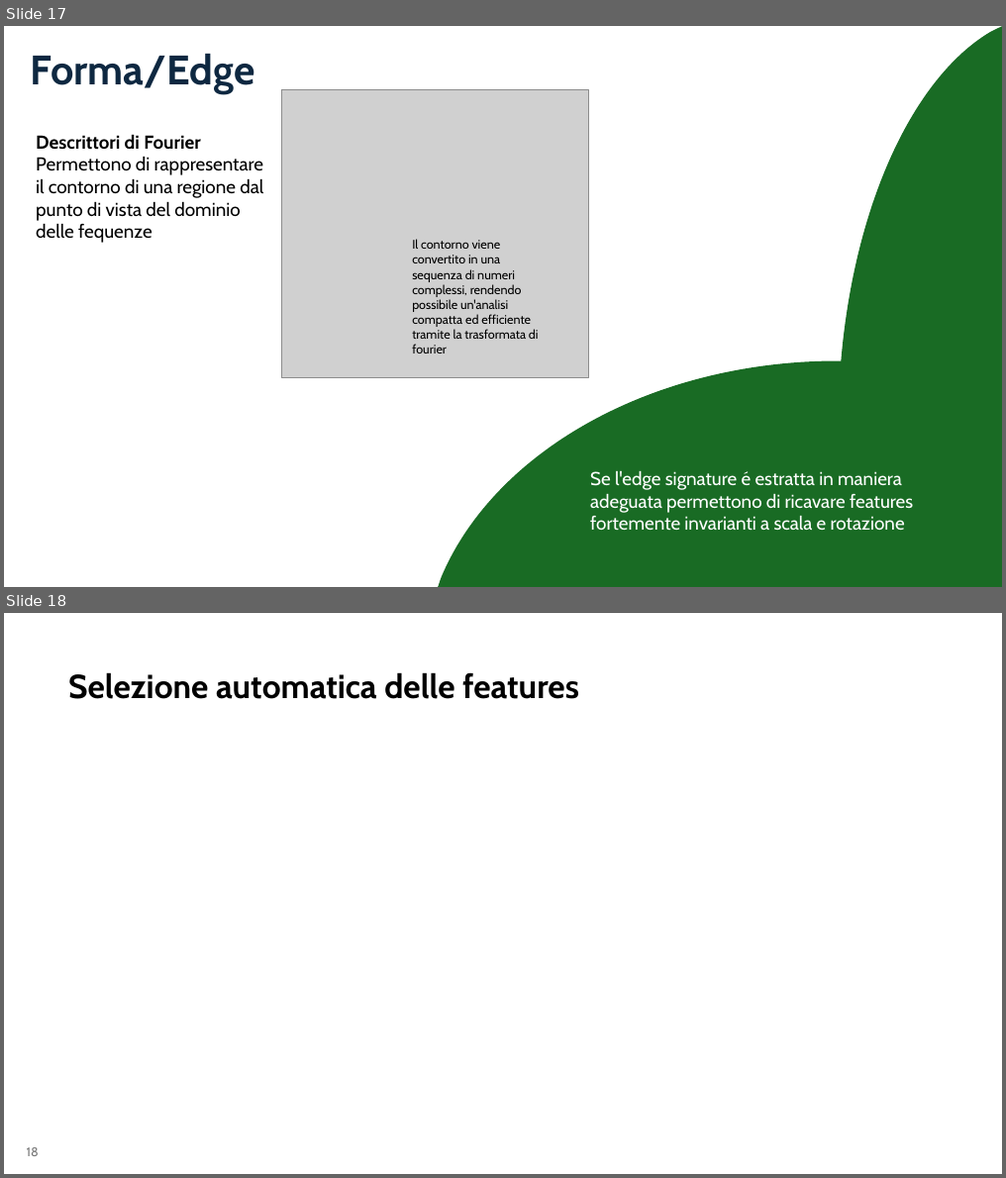
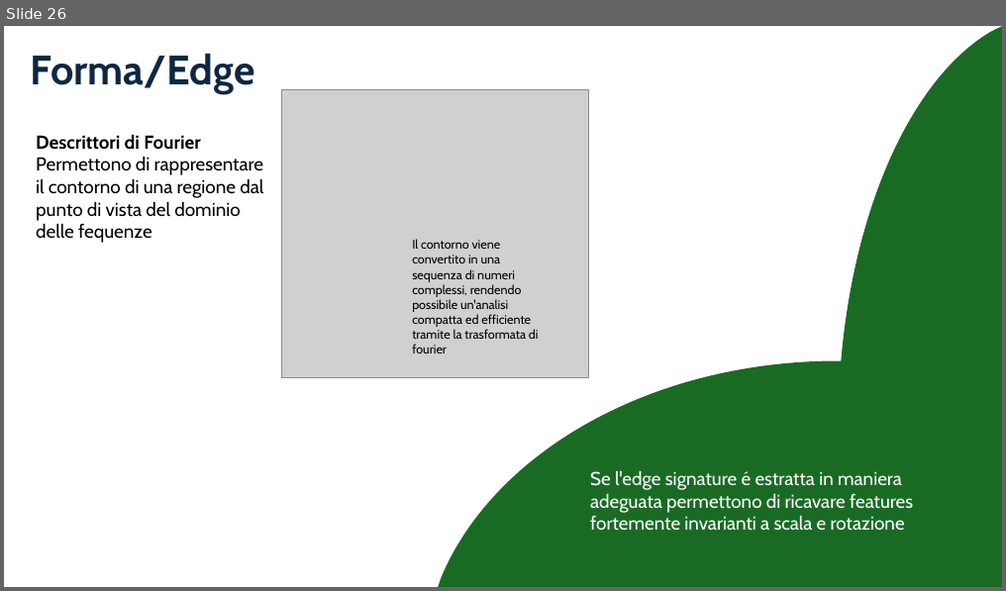
Before and after one commit to aleeteo/leaf_ID, a slide deck: presentazione/ProjectLeafWIP.pptx. Shown one above the other, each under a label of ours: slides 17 and 18 before the commit, slide 26 after it. The pictures are 1006x1178 and 1006x591 pixels, drawn with LibreOffice and Linux fonts; fonts in the diff are those of the drawing; grey boxes stand for pictures. Boxes give left, top, right and bottom in pixels: in the first picture for what was removed or moved away, otherwise in the second. Text is boxed around its words. In the diff, an @@ line names an element or a change of style, - is before the commit and + after.

```diff
--- a/presentazione/ProjectLeafWIP.pptx
+++ b/presentazione/ProjectLeafWIP.pptx
@@ slide 18 removed at <box>4,613,1002,1174</box>, background #FFFFFF @@
@@ title removed at <box>68,672,579,699</box> @@
-Selezione automatica delle features
@@ page number removed at <box>27,1148,39,1157</box> @@
-18
@@ what was slide 17 is now slide 26 @@
```
Also in this commit, not shown: 3 slides changed, 5 slides added.
